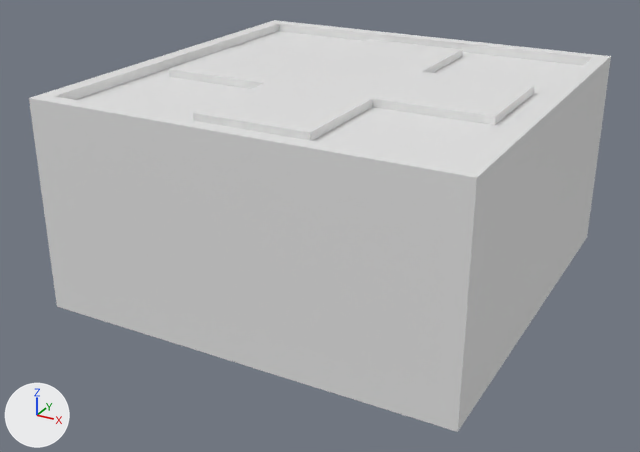
Two versions of the FBX model SferoTestVR/Assets/Art/Models/Room Insides/SmallSquarePlatform.fbx, one commit apart.
The view is the same before and after, from a camera (50 mm lens) standing at (5.48, -1.32, 1.03) and looking at (3.56, 2.18, -0.72). Every picture has the same lights, and +X, +Y and +Z are marked at lower left. Where no turn or scale is listed for an object, it has been applied to the vertices.

The older version as bpy lines, for what is in view:
```python
me_smallsquareplatform = bpy.data.meshes.new('SmallSquarePlatform')
me_smallsquareplatform.from_pydata(...)  # 44 vertices, 38 faces; spans x -1.0..1.0, y -1.0..1.0, z -1.0..0.01
ob_smallsquareplatform = bpy.data.objects.new('SmallSquarePlatform', me_smallsquareplatform)
ob_smallsquareplatform.location = (3.615, 2.317, 0.0)
```
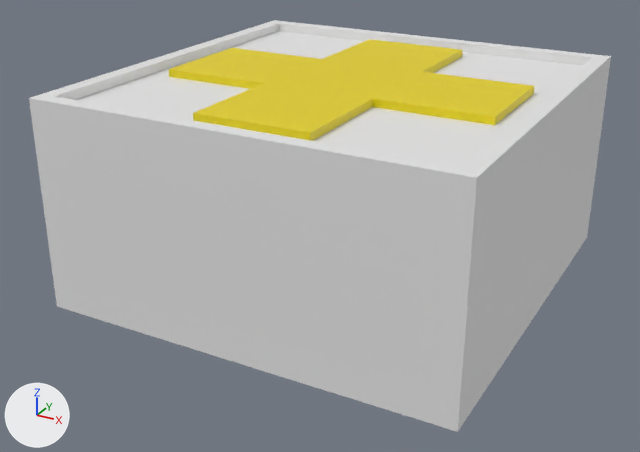
Where the change shows, as pixel boxes (x1, y1, x2, y2) in the pictures (640 x 452 px):
part 1 of me_smallsquareplatform, recoloured (white to yellow)
    both: (169, 39, 534, 141)

The edits, one by one:
Material 'mat2' (mat_mat2) is new.
Its base color is (0.8, 0.652, 0.0) (yellow #e7d300).
Material 'mat1' (mat_mat1) is new.
Its base color is (0.8, 0.8, 0.8) (white #e7e7e7).
me_smallsquareplatform has 44 vertices, 38 faces and spans x -1.0..1.0, y -1.0..1.0, z -1.0..0.01.
me_smallsquareplatform is used by ob_smallsquareplatform; location (3.615, 2.317, 0.0).
me_smallsquareplatform part 1: all 17 faces centred in x -0.82..0.82, y -0.82..0.82, z -0.02..0.0 switch from no material to mat_mat2 (yellow #e7d300).
me_smallsquareplatform now uses material mat_mat1 (white #e7e7e7).
